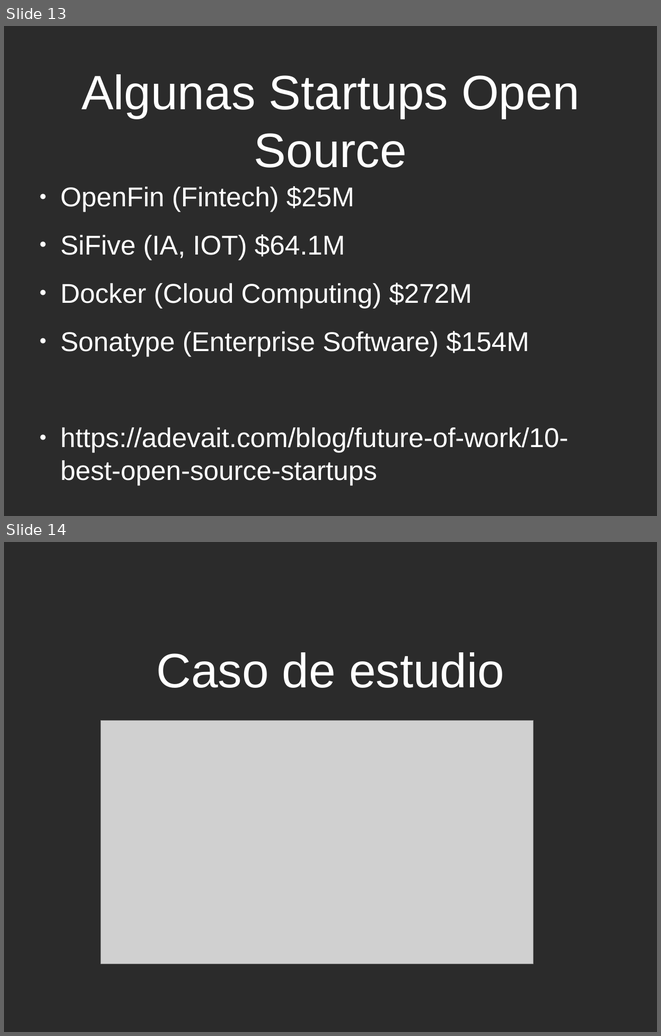
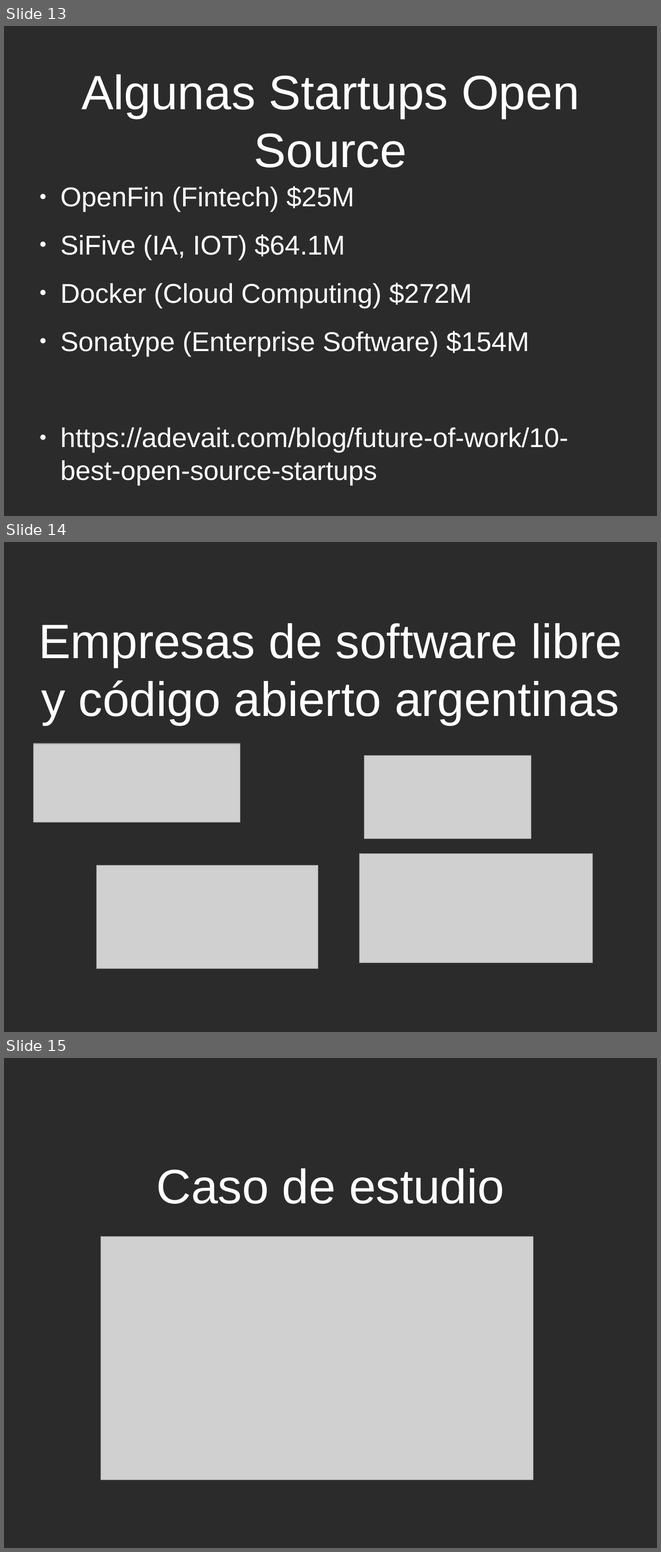
Before and after one commit to eamanu/Talks, a slide deck: 2019/JornadaEmpredendedorUNLAR/EmprendiendoConSoftwareLibre.odp. Shown one above the other, each under a label of ours: slides 13 and 14 before the commit, slides 13, 14 and 15 after it. The pictures are 661x1036 and 661x1552 pixels, drawn with LibreOffice and Linux fonts; fonts in the diff are those of the drawing; grey boxes stand for pictures; background and template pictures are left out; a plain dark background stands for a picture behind light text. Boxes give left, top, right and bottom in pixels: in the first picture for what was removed or moved away, otherwise in the second. Text is boxed around its words. In the diff, an @@ line names an element or a change of style, - is before the commit and + after.

```diff
--- a/2019/JornadaEmpredendedorUNLAR/EmprendiendoConSoftwareLibre.odp
+++ b/2019/JornadaEmpredendedorUNLAR/EmprendiendoConSoftwareLibre.odp
@@ slide 14 added at box(4, 542, 657, 1032), background picture (left out) @@
@@ title added at box(38, 623, 623, 725), 58.6 pt, text #FFFFFF @@
+Empresas de software libre y código abierto argentinas
@@ picture added at box(34, 743, 240, 822) @@
@@ picture added at box(364, 755, 531, 839) @@
@@ picture added at box(360, 854, 593, 963) @@
@@ picture added at box(96, 865, 318, 969) @@
@@ what was slide 14 is now slide 15 @@
```
Also in this commit, not shown: 4 other slides added.
